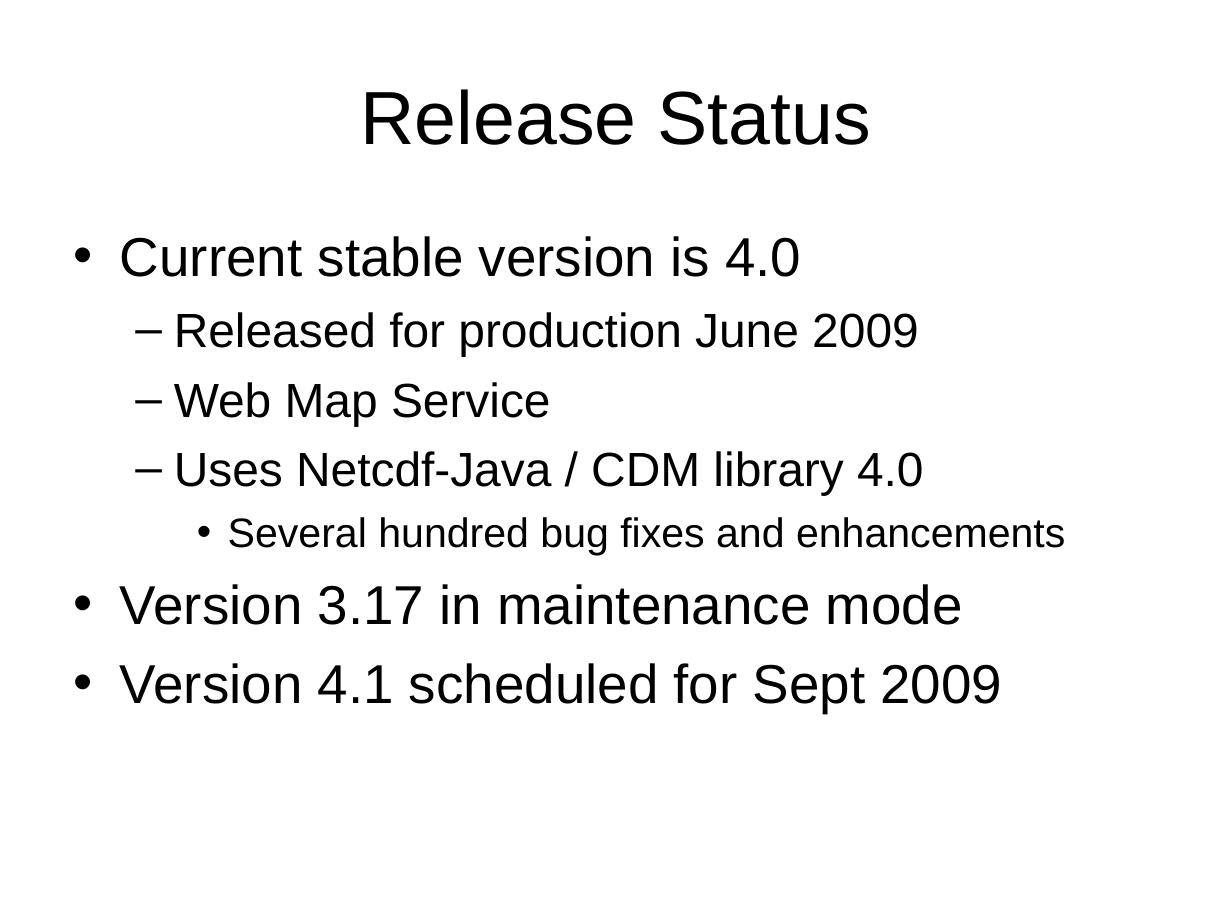
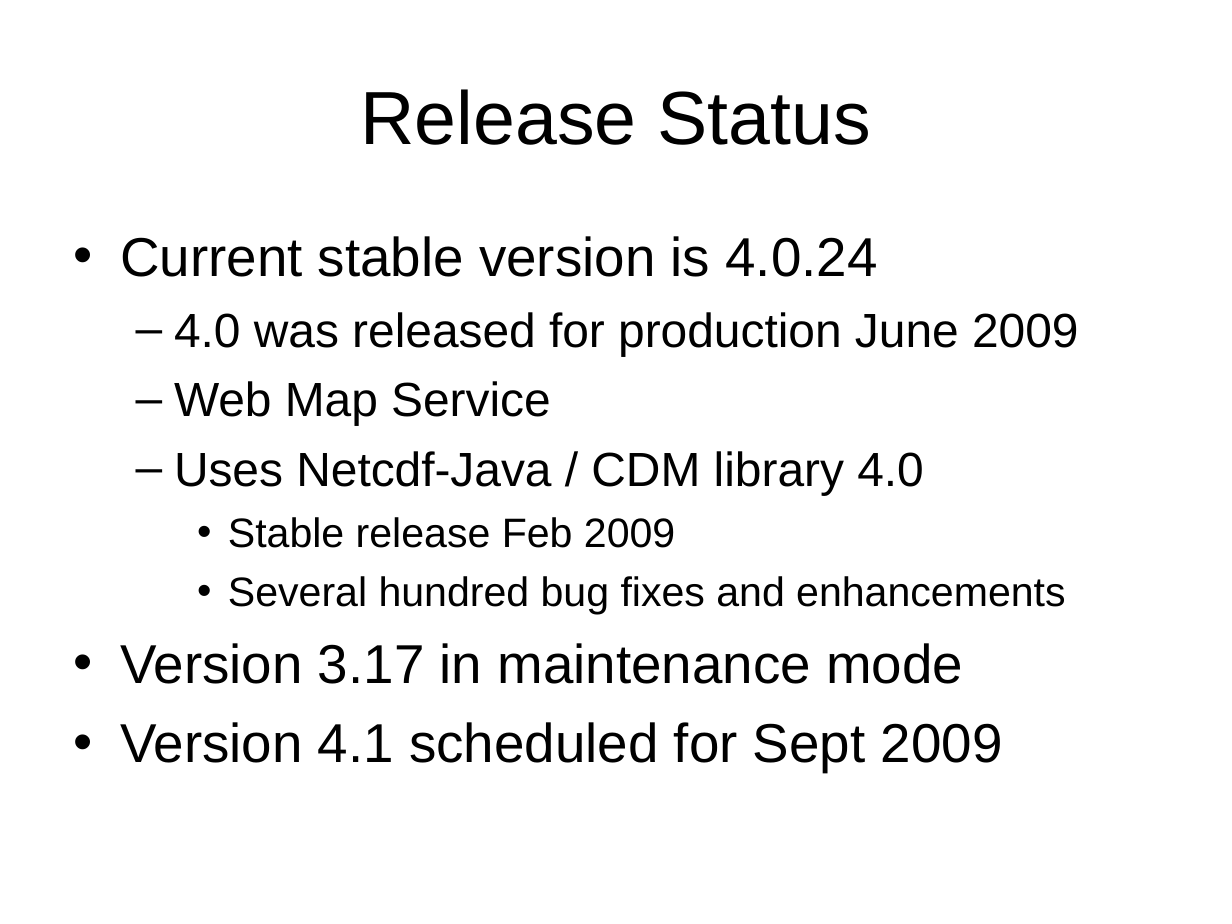
Before and after one commit to ooici-eoi/THREDDS, a slide deck: slide 2 of docs/web/thredds/tech/tutorial/TDSOverview.ppt (slide 28 before the commit). Drawn at 1232x924 pixels with LibreOffice and Linux fonts; fonts in the diff are those of the drawing; background and template pictures are left out. Boxes give left, top, right and bottom in pixels: in the first picture for what was removed or moved away, otherwise in the second. Text is boxed around its words. In the diff, an @@ line names an element or a change of style, - is before the commit and + after.

```diff
--- a/docs/web/thredds/tech/tutorial/TDSOverview.ppt
+++ b/docs/web/thredds/tech/tutorial/TDSOverview.ppt
@@ text at (x1=120, y1=236, x2=1079, y2=356): text changed @@
-• Current stable version is 4.0
-  – Released for production June 2009
+• Current stable version is 4.0.24
+  – 4.0 was released for production June 2009
@@ text at (x1=228, y1=517, x2=675, y2=548): paragraph added @@
+    • Stable release Feb 2009
```
Also in this commit, not shown: 1 other slide changed, 7 other files.
